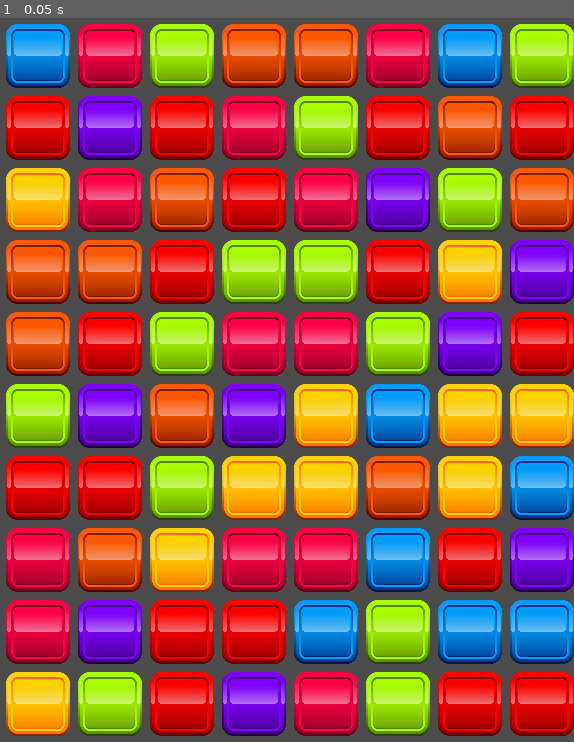
Above: before the commit, frame 1.
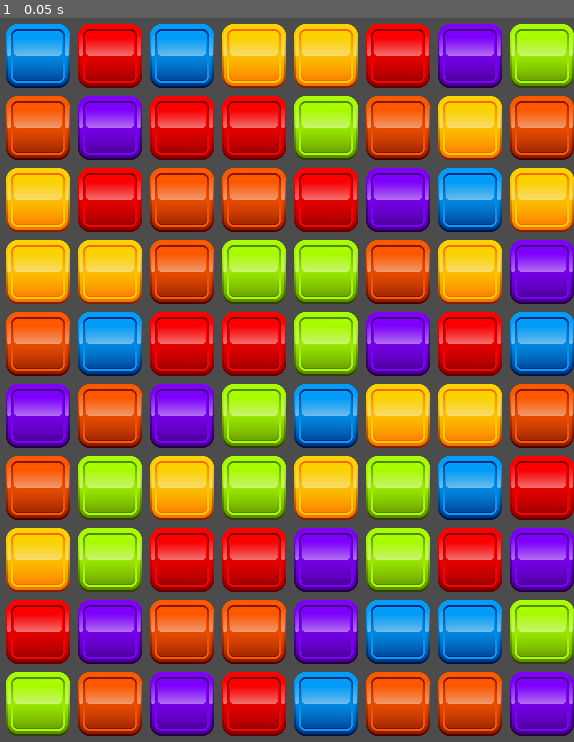
Above: after the commit, the same moment.

Repository: jacob-hart/match-three
Game: Godot game, scene res://scenes/game_window.tscn
Two runs of this game, one before a commit and one after it. Both use one fixed random seed, a clock stepped at 60 frames per second and the inputs below.
Inputs:
- Up to frame 1 (0.05 s): no input

The runs differ from the first frame. In frame 1, 58% of the frame differs, in the area x 1-100%, y 0-100%.

Commit message:
Updated documentation

Diff:
--- a/project.godot
+++ b/project.godot
@@ -18,6 +18,7 @@
 
 window/size/width=600
 window/size/height=800
+window/dpi/allow_hidpi=true
 window/handheld/orientation="portrait"
 window/stretch/mode="2d"
 window/stretch/aspect="expand"
--- a/scenes/game_window.tscn
+++ b/scenes/game_window.tscn
@@ -16,21 +16,21 @@
 [node name="destroy_timer" type="Timer" parent="grid" index="0"]
 
 process_mode = 1
-wait_time = 0.5
+wait_time = 0.35
 one_shot = true
 autostart = false
 
 [node name="collapse_timer" type="Timer" parent="grid" index="1"]
 
 process_mode = 1
-wait_time = 0.5
+wait_time = 0.35
 one_shot = true
 autostart = false
 
 [node name="repopulate_timer" type="Timer" parent="grid" index="2"]
 
 process_mode = 1
-wait_time = 0.5
+wait_time = 0.35
 one_shot = true
 autostart = false
 
--- a/scripts/block.gd
+++ b/scripts/block.gd
@@ -8,17 +8,13 @@
 onready var move_tween = get_node("move_tween")
 var is_matched = false
 
-func _ready():
-	pass
-
+# Tweens the block to the target pixel position
 func move(position_to_move_to):
 	move_tween.interpolate_property(self, "position", position, position_to_move_to, tween_speed, Tween.TRANS_QUINT, Tween.EASE_OUT)
 	move_tween.start()
 
-func _process(delta):
+# All changes to the block that happen when it is in the destruction process go here
+func set_matched():
+	is_matched = true
+	self.scale = Vector2(1.1, 1.1)
 	pass
-
-func change_opacity():
-	#var sprite = get_node("Sprite")
-	#sprite.self_modulate = Color(1, 1, 1, 0.5)
-	pass
--- a/scripts/grid.gd
+++ b/scripts/grid.gd
@@ -15,7 +15,7 @@
 
 # All blocks that can possibly fill the grid
 var potential_blocks = [
-	preload("res://scenes/block_magenta.tscn"),
+	#preload("res://scenes/block_magenta.tscn"),
 	preload("res://scenes/block_red.tscn"),
 	preload("res://scenes/block_orange.tscn"),
 	preload("res://scenes/block_yellow.tscn"),
@@ -120,6 +120,8 @@
 			second_block.move(grid_to_pixel(first_block_grid.x, first_block_grid.y))
 			find_matches()
 
+# TODO: add unswap behavior
+
 # Determines if there are any matches in the entire grid, and then removes any found
 func find_matches(): # TODO: simplify this using the match_at function
 	var any_matches_found = false
@@ -131,22 +133,16 @@
 					if blocks[i - 1][j] != null && blocks[i + 1][j] != null:
 						if blocks[i - 1][j].block_color == color_to_check && blocks[i + 1][j].block_color == color_to_check:
 							any_matches_found = true
-							blocks[i - 1][j].is_matched = true
-							blocks[i - 1][j].change_opacity()
-							blocks[i][j].is_matched = true
-							blocks[i][j].change_opacity()
-							blocks[i + 1][j].is_matched = true
-							blocks[i + 1][j].change_opacity()
+							blocks[i - 1][j].set_matched()
+							blocks[i][j].set_matched()
+							blocks[i + 1][j].set_matched()
 				if j > 0 && j < blocks[i].size() - 1:
 					if blocks[i][j - 1] != null && blocks[i][j + 1] != null:
 						if blocks[i][j - 1].block_color == color_to_check && blocks[i][j + 1].block_color == color_to_check:
 							any_matches_found = true
-							blocks[i][j - 1].is_matched = true
-							blocks[i][j - 1].change_opacity()
-							blocks[i][j].is_matched = true
-							blocks[i][j].change_opacity()
-							blocks[i][j + 1].is_matched = true
-							blocks[i][j + 1].change_opacity()
+							blocks[i][j - 1].set_matched()
+							blocks[i][j].set_matched()
+							blocks[i][j + 1].set_matched()
 	if any_matches_found:
 		get_node("destroy_timer").start()
 	else:
@@ -199,7 +195,7 @@
 				blocks[i][j] = new_block
 	find_matches()
 
-# TODO: remove the timer aspect of this if no waiting is desired
+# TODO: if no waiting is desired, remove the timer aspect of this
 func _on_repopulate_timer_timeout():
 	repopulate_grid()
 
